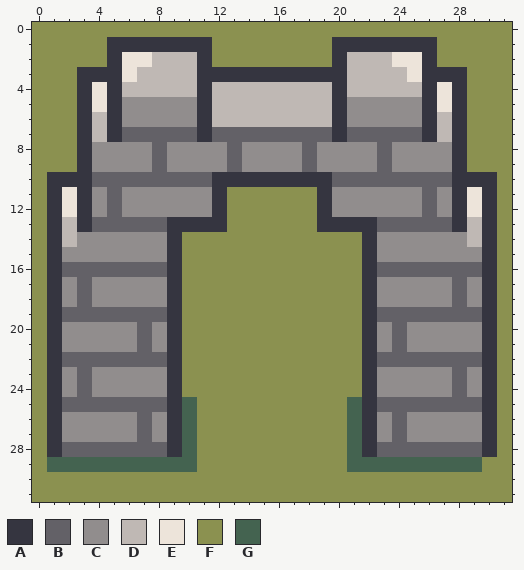
One commit to this pixel-art sprite: images/door/door1.png. The picture above was drawn from the file before the commit.
The file is 32x32 pixels. Colours within 5 levels of each other are drawn and written as one.
Palette (. is transparent): A #353540  B #636167  C #918d8d  D #bfb8b4  E #ede4da  F #8b9150  G #446350
Pixels before, first column x 0:
 0 FFFFFFFFFFFFFFFFFFFFFFFFFFFFFFFF
 1 FFFFFAAAAAAAFFFFFFFFAAAAAAAFFFFF
 2 FFFFFAEEDDDAFFFFFFFFADDDEEAFFFFF
 3 FFFAAAEDDDDAAAAAAAAAADDDDEAAAFFF
 4 FFFAEADDDDDADDDDDDDDADDDDDAEAFFF
 5 FFFAEACCCCCADDDDDDDDACCCCCAEAFFF
 6 FFFADACCCCCADDDDDDDDACCCCCADAFFF
 7 FFFADABBBBBABBBBBBBBABBBBBADAFFF
 8 FFFACCCCBCCCCBCCCCBCCCCBCCCCAFFF
 9 FFFACCCCBCCCCBCCCCBCCCCBCCCCAFFF
10 FAAABBBBBBBBAAAAAAAABBBBBBBBAAAF
11 FAEACBCCCCCCAFFFFFFACCCCCCBCAEAF
12 FAEACBCCCCCCAFFFFFFACCCCCCBCAEAF
13 FADABBBBBAAAAFFFFFFAAAABBBBBADAF
14 FADCCCCCCAFFFFFFFFFFFFACCCCCCDAF
15 FACCCCCCCAFFFFFFFFFFFFACCCCCCCAF
16 FABBBBBBBAFFFFFFFFFFFFABBBBBBBAF
17 FACBCCCCCAFFFFFFFFFFFFACCCCCBCAF
18 FACBCCCCCAFFFFFFFFFFFFACCCCCBCAF
19 FABBBBBBBAFFFFFFFFFFFFABBBBBBBAF
20 FACCCCCBCAFFFFFFFFFFFFACBCCCCCAF
21 FACCCCCBCAFFFFFFFFFFFFACBCCCCCAF
22 FABBBBBBBAFFFFFFFFFFFFABBBBBBBAF
23 FACBCCCCCAFFFFFFFFFFFFACCCCCBCAF
24 FACBCCCCCAFFFFFFFFFFFFACCCCCBCAF
25 FABBBBBBBAGFFFFFFFFFFGABBBBBBBAF
26 FACCCCCBCAGFFFFFFFFFFGACBCCCCCAF
27 FACCCCCBCAGFFFFFFFFFFGACBCCCCCAF
28 FABBBBBBBAGFFFFFFFFFFGABBBBBBBAF
29 FGGGGGGGGGGFFFFFFFFFFGGGGGGGGGFF
30 FFFFFFFFFFFFFFFFFFFFFFFFFFFFFFFF
31 FFFFFFFFFFFFFFFFFFFFFFFFFFFFFFFF
Now the later version:
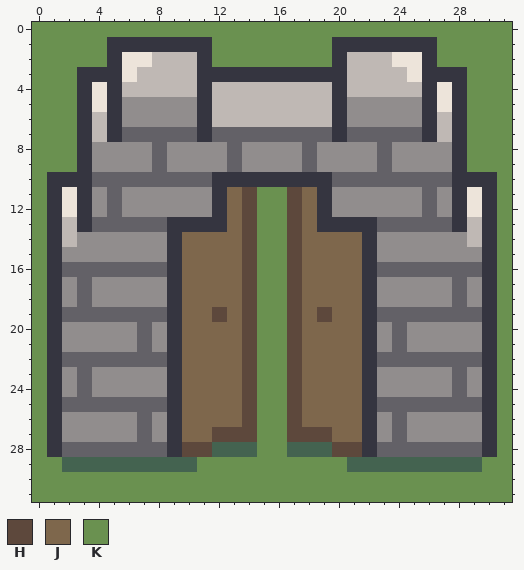
Colours new in this view: H #5d483c  J #7e674c  K #6a9150
Commit message: limpieza ani en door
Edits made:
Changed rows in their new state; - is an unchanged pixel.
first column x 0:
 0 KKKKKKKKKKKKKKKKKKKKKKKKKKKKKKKK
 1 KKKKK-------KKKKKKKK-------KKKKK
 2 KKKKK-------KKKKKKKK-------KKKKK
 3 KKK--------------------------KKK
 4 KKK--------------------------KKK
 5 KKK--------------------------KKK
 6 KKK--------------------------KKK
 7 KKK--------------------------KKK
 8 KKK--------------------------KKK
 9 KKK--------------------------KKK
10 K------------------------------K
11 K------------JHKKHJ------------K
12 K------------JHKKHJ------------K
13 K------------JHKKHJ------------K
14 K---------JJJJHKKHJJJJ---------K
15 K---------JJJJHKKHJJJJ---------K
16 K---------JJJJHKKHJJJJ---------K
17 K---------JJJJHKKHJJJJ---------K
18 K---------JJJJHKKHJJJJ---------K
19 K---------JJHJHKKHJHJJ---------K
20 K---------JJJJHKKHJJJJ---------K
21 K---------JJJJHKKHJJJJ---------K
22 K---------JJJJHKKHJJJJ---------K
23 K---------JJJJHKKHJJJJ---------K
24 K---------JJJJHKKHJJJJ---------K
25 K---------JJJJHKKHJJJJ---------K
26 K---------JJJJHKKHJJJJ---------K
27 K---------JJHHHKKHHHJJ---------K
28 K---------HHGGGKKGGGHH---------K
29 KK---------KKKKKKKKKK---------KK
30 KKKKKKKKKKKKKKKKKKKKKKKKKKKKKKKK
31 KKKKKKKKKKKKKKKKKKKKKKKKKKKKKKKK
